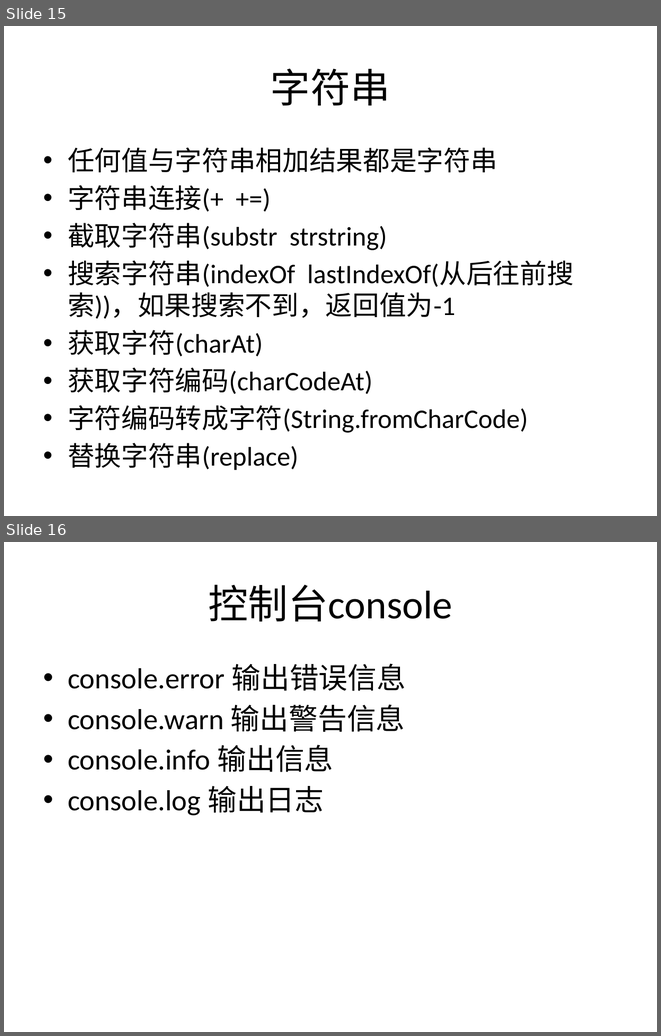
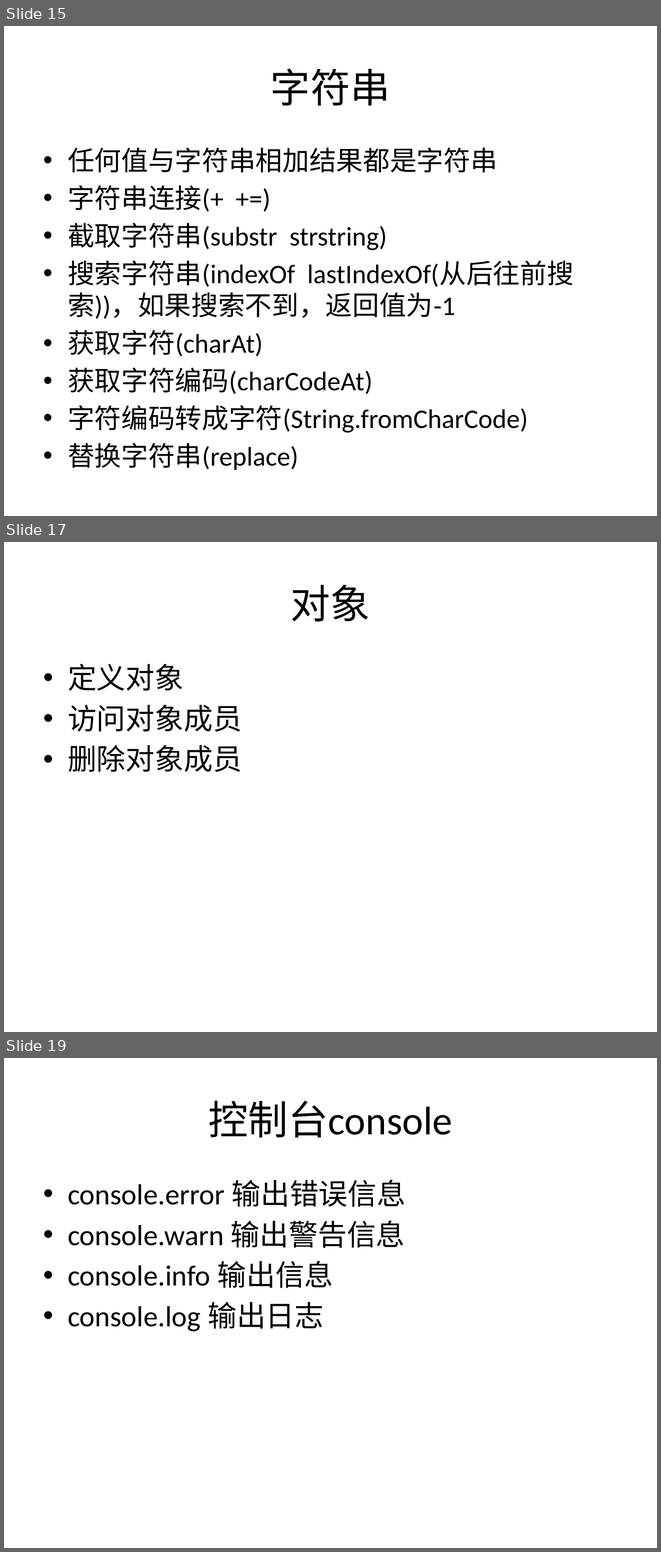
Before and after one commit to plter/HTML5Course20160612, a slide deck: JavaScript教学记录.pptx. Shown one above the other, each under a label of ours: slides 15 and 16 before the commit, slides 15, 17 and 19 after it; the slides between them are not shown. The pictures are 661x1036 and 661x1552 pixels, drawn with LibreOffice and Linux fonts; fonts in the diff are those of the drawing. Boxes give left, top, right and bottom in pixels: in the first picture for what was removed or moved away, otherwise in the second. Text is boxed around its words. In the diff, an @@ line names an element or a change of style, - is before the commit and + after.

```diff
--- a/JavaScript教学记录.pptx
+++ b/JavaScript教学记录.pptx
@@ slide 17 added at (x1=4, y1=542, x2=657, y2=1032), background #FFFFFF @@
@@ title added at (x1=291, y1=584, x2=371, y2=622), 44 pt, text #000000 @@
+对象
@@ text added at (x1=68, y1=664, x2=242, y2=772), 32 pt, text #000000 @@
+• 定义对象
+• 访问对象成员
+• 删除对象成员
@@ what was slide 16 is now slide 19 @@
```
Also in this commit, not shown: 2 slides changed, 4 other slides added, 13 other files.
